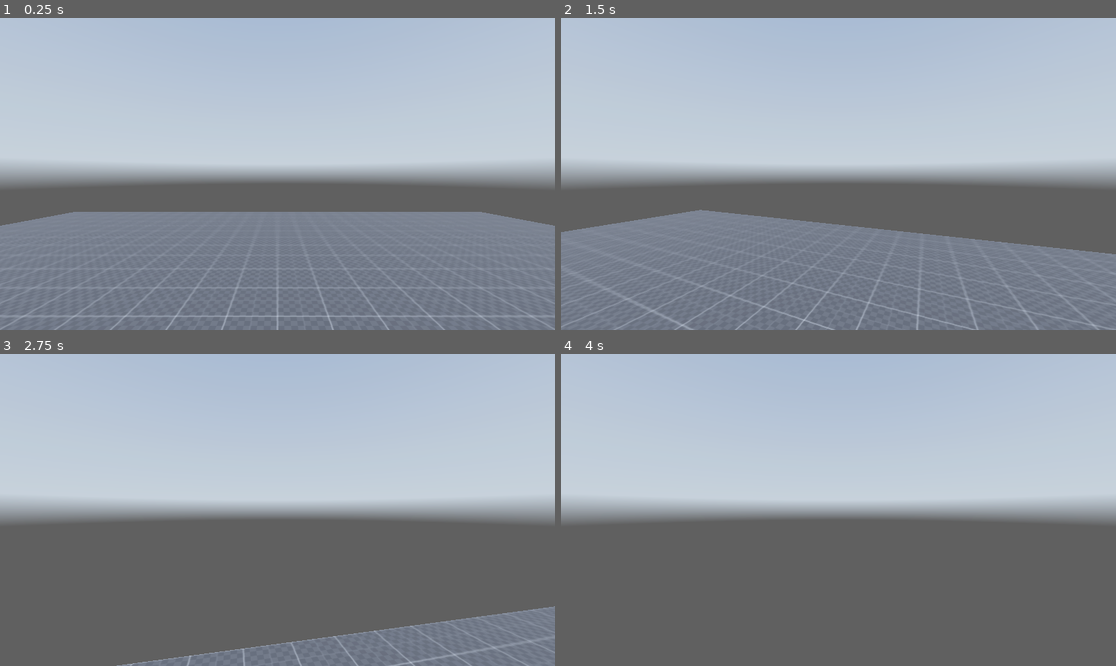
Above: before the commit, frames 1-4 (two rows, left to right).
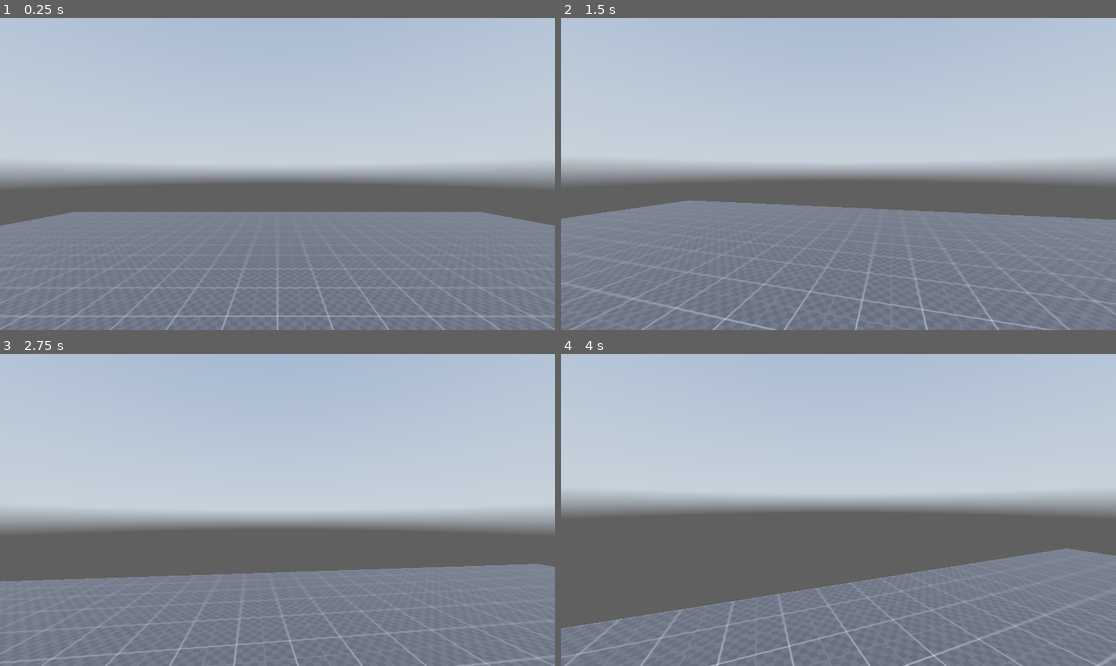
Above: after the commit, the same moments.

Repository: ubermensch04/FPS-Controller
Game: Godot game, scene res://scenes/main.tscn
Two runs of this game, one before a commit and one after it. Both use one fixed random seed, a clock stepped at 60 frames per second and the inputs below. A sky picture missing from this copy of the repository is replaced by a grey-blue gradient.
Inputs (mouse positions are in pixels of both pictures, inside the frame that each line leads up to):
- Up to frame 1 (0.25 s): no input
- Up to frame 2 (1.5 s): tap Enter (ui_accept) at 0.5, 0.77 s; move the mouse to (866, 174) at 0.52 s; hold Ctrl (crouch) 0.53-1.28 s; hold W (forward) from 0.53 s (still down); tap Shift (sprint) at 0.8, 1.35 s; move the mouse to (810, 174) at 1.27 s
- Up to frame 3 (2.75 s): keep holding W (forward); tap Enter (ui_accept) at 1.52 s; tap Ctrl (crouch) at 1.55 s; move the mouse to (288, 503) at 2.02 s; hold Ctrl (crouch) from 2.03 s (still down); tap Shift (sprint) at 2.3 s
- Up to frame 4 (4 s): keep holding W (forward); move the mouse to (832, 516) at 2.77 s; release Ctrl (crouch) at 2.78 s; tap Shift (sprint) at 2.85, 3.8 s; tap Enter (ui_accept) at 3.02, 3.77 s; tap Ctrl (crouch) at 3.05 s; move the mouse to (877, 513) at 3.52 s; hold Ctrl (crouch) from 3.53 s (still down)

The runs differ from the first frame. In frame 2, 7.9% of the frame differs, in the area x 0-100%, y 58-100%; in frame 3, 31%; in frame 4, 32%, in the area x 0-100%, y 45-100%.

Commit message:
basic controller, ray cast error exists

Diff:
--- a/player.gd
+++ b/player.gd
@@ -1,15 +1,22 @@
 extends CharacterBody3D
 
 @onready var head = $Head
+@onready var standing_collision_shape = $StandingCollisionShape
+@onready var crouching_collision_shape = $CrouchingCollisionShape
+@onready var ray_cast_3d = $RayCast3D
 
 var current_speed = 5.0
 const walking_speed= 5.0
-const sprinting_speed=8.0
+const sprinting_speed=9.0
 const crouching_speed=3.0
 const jump_velocity = 4.5
 
-const mouse_sens=0.4
+const mouse_sens=0.25
+var direction=Vector3.ZERO
 
+var lerp_speed=7.5
+
+var crouching_depth=-0.5
 # Get the gravity from the project settings to be synced with RigidBody nodes.
 var gravity = ProjectSettings.get_setting("physics/3d/default_gravity")
 
@@ -19,12 +26,23 @@
 func _input(event):
 	if event is InputEventMouseMotion:
 		rotate_y(-deg_to_rad(event.relative.x*mouse_sens))
+		head.rotate_x(-deg_to_rad(event.relative.y*mouse_sens))
+		head.rotation.x=clamp(head.rotation.x,deg_to_rad(-89),deg_to_rad(89))
 
 func _physics_process(delta):
-	if Input.is_action_pressed("sprint"):
-		current_speed=sprinting_speed
-	else:
-		current_speed=walking_speed
+	if Input.is_action_pressed("crouch"):
+		current_speed=crouching_speed
+		head.position.y=lerp(head.position.y, 1.8 + crouching_depth,delta*lerp_speed)
+		standing_collision_shape.disabled=true
+		crouching_collision_shape.disabled=false
+	elif ray_cast_3d.is_colliding():
+		standing_collision_shape.disabled=false
+		crouching_collision_shape.disabled=true
+		head.position.y=lerp(head.position.y, 1.8,delta*lerp_speed)
+		if Input.is_action_pressed("sprint"):
+			current_speed=sprinting_speed
+		else:
+			current_speed=walking_speed
 
 	# Add the gravity.
 	if not is_on_floor():
@@ -37,7 +55,7 @@
 	# Get the input direction and handle the movement/deceleration.
 	# As good practice, you should replace UI actions with custom gameplay actions.
 	var input_dir = Input.get_vector("left", "right", "forward", "backward")
-	var direction = (transform.basis * Vector3(input_dir.x, 0, input_dir.y)).normalized()
+	direction = lerp(direction,(transform.basis * Vector3(input_dir.x, 0, input_dir.y)).normalized(),delta*lerp_speed)
 	if direction:
 		velocity.x = direction.x * current_speed
 		velocity.z = direction.z * current_speed
--- a/scenes/main.tscn
+++ b/scenes/main.tscn
@@ -22,12 +22,21 @@
 
 [sub_resource type="CapsuleShape3D" id="CapsuleShape3D_l3jj8"]
 
+[sub_resource type="CapsuleShape3D" id="CapsuleShape3D_n5f6d"]
+height = 1.2
+
 [node name="World" type="Node3D"]
 
 [node name="Stage" type="Node3D" parent="."]
 
 [node name="CSGBox3D" type="CSGBox3D" parent="Stage"]
 transform = Transform3D(1, 0, 0, 0, 1, 0, 0, 0, 1, 0, -0.5, 0)
+use_collision = true
+size = Vector3(30, 1, 30)
+material = SubResource("StandardMaterial3D_7jdue")
+
+[node name="CSGBox3D2" type="CSGBox3D" parent="Stage"]
+transform = Transform3D(1, 0, 0, 0, 1, 0, 0, 0, 1, 0, 3, 21.332)
 use_collision = true
 size = Vector3(30, 1, 30)
 material = SubResource("StandardMaterial3D_7jdue")
@@ -42,13 +51,20 @@
 shadow_enabled = true
 
 [node name="Player" type="CharacterBody3D" parent="."]
-transform = Transform3D(1, 0, 0, 0, 1, 0, 0, 0, 1, 0, 1.01531, 0)
+transform = Transform3D(1, 0, 0, 0, 1, 0, 0, 0, 1, 0, 1, 0)
 script = ExtResource("3_w58ir")
 
-[node name="CollisionShape3D" type="CollisionShape3D" parent="Player"]
+[node name="StandingCollisionShape" type="CollisionShape3D" parent="Player"]
 shape = SubResource("CapsuleShape3D_l3jj8")
+
+[node name="CrouchingCollisionShape" type="CollisionShape3D" parent="Player"]
+transform = Transform3D(1, 0, 0, 0, 1, 0, 0, 0, 1, 0, -0.395317, 0)
+shape = SubResource("CapsuleShape3D_n5f6d")
 
 [node name="Head" type="Node3D" parent="Player"]
 transform = Transform3D(1, 0, 0, 0, 1, 0, 0, 0, 1, 0, 1.8, 0)
 
 [node name="Camera3D" type="Camera3D" parent="Player/Head"]
+
+[node name="RayCast3D" type="RayCast3D" parent="Player"]
+target_position = Vector3(0, 2, 0)
Not shown: 1 places in scenes/main.tscn that only renumber resources
